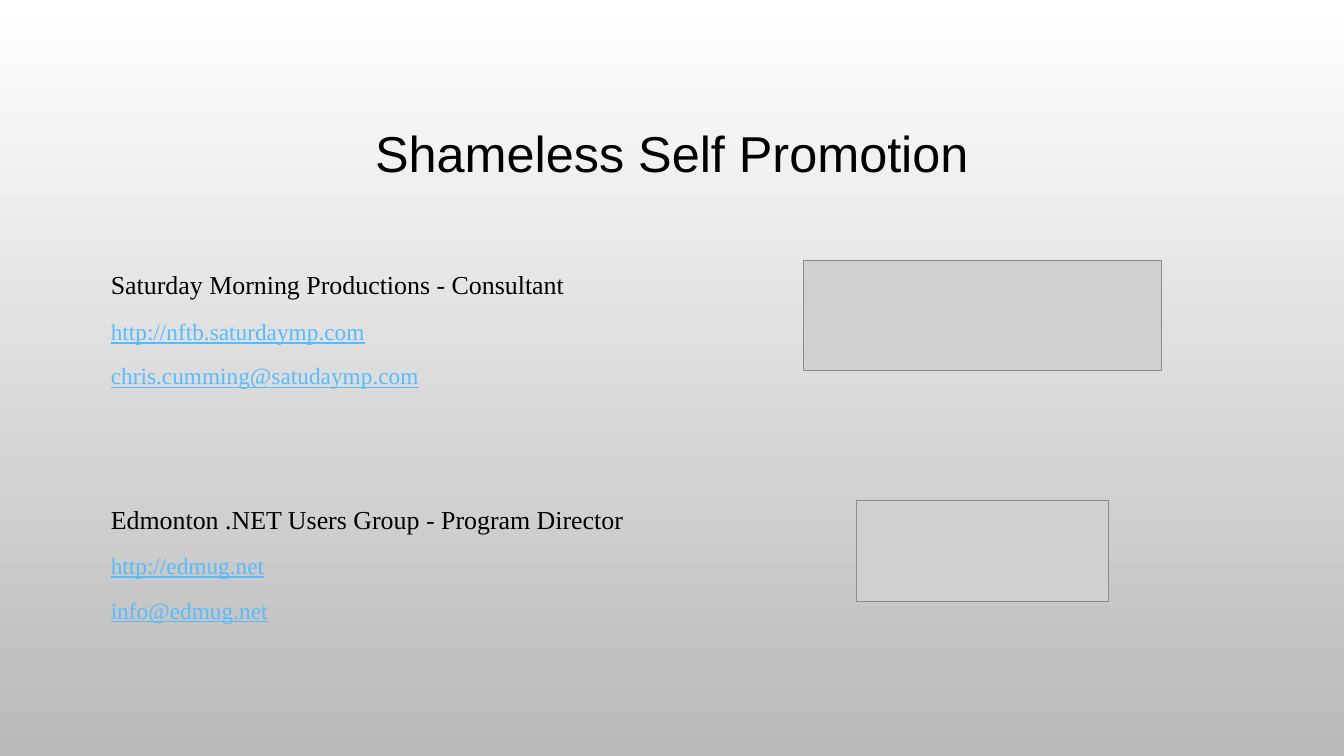
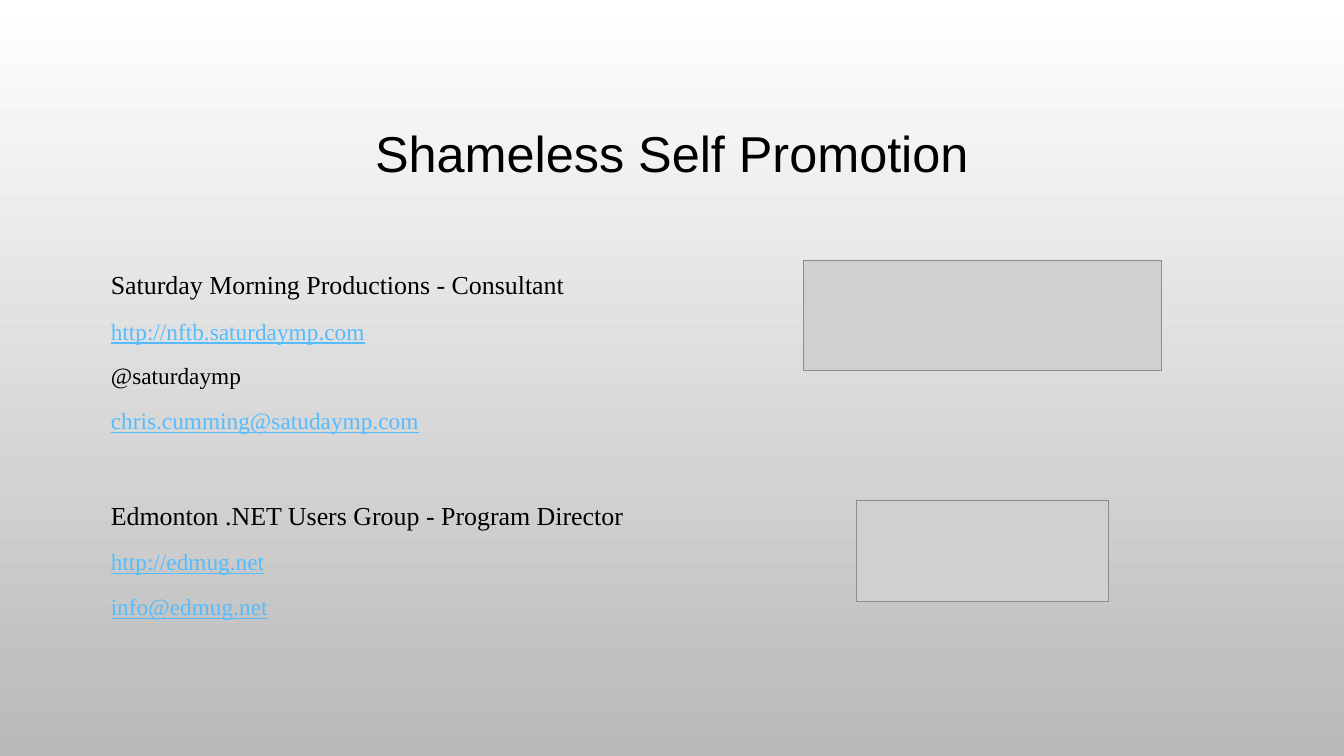
Before and after one commit to saturdaymp-examples/IntroductionToOrmsPresentation, a slide deck: slide 3 of Slides/Introduction to ORMs.pptx. Drawn at 1344x756 pixels with LibreOffice and Linux fonts; fonts in the diff are those of the drawing; grey boxes stand for pictures; background and template pictures are left out. Boxes give left, top, right and bottom in pixels: in the first picture for what was removed or moved away, otherwise in the second. Text is boxed around its words. In the diff, an @@ line names an element or a change of style, - is before the commit and + after.

```diff
--- a/Slides/Introduction to ORMs.pptx
+++ b/Slides/Introduction to ORMs.pptx
@@ text at bbox=[111, 368, 241, 389]: paragraph added @@
+@saturdaymp
```
Also in this commit, not shown: 3 other slides changed, 1 slide added, 1 other file.
